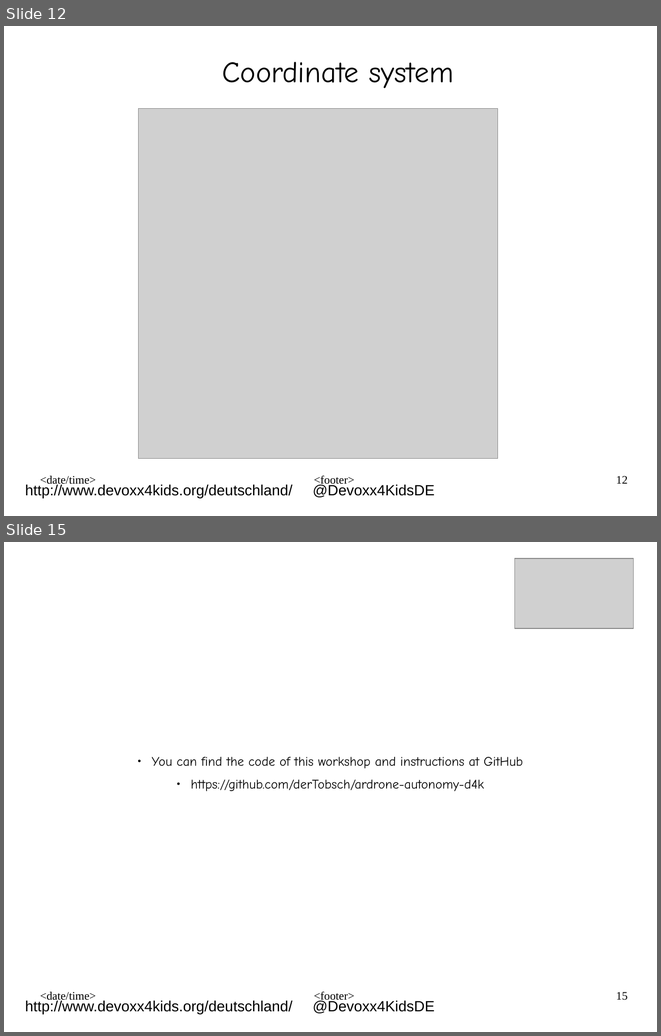
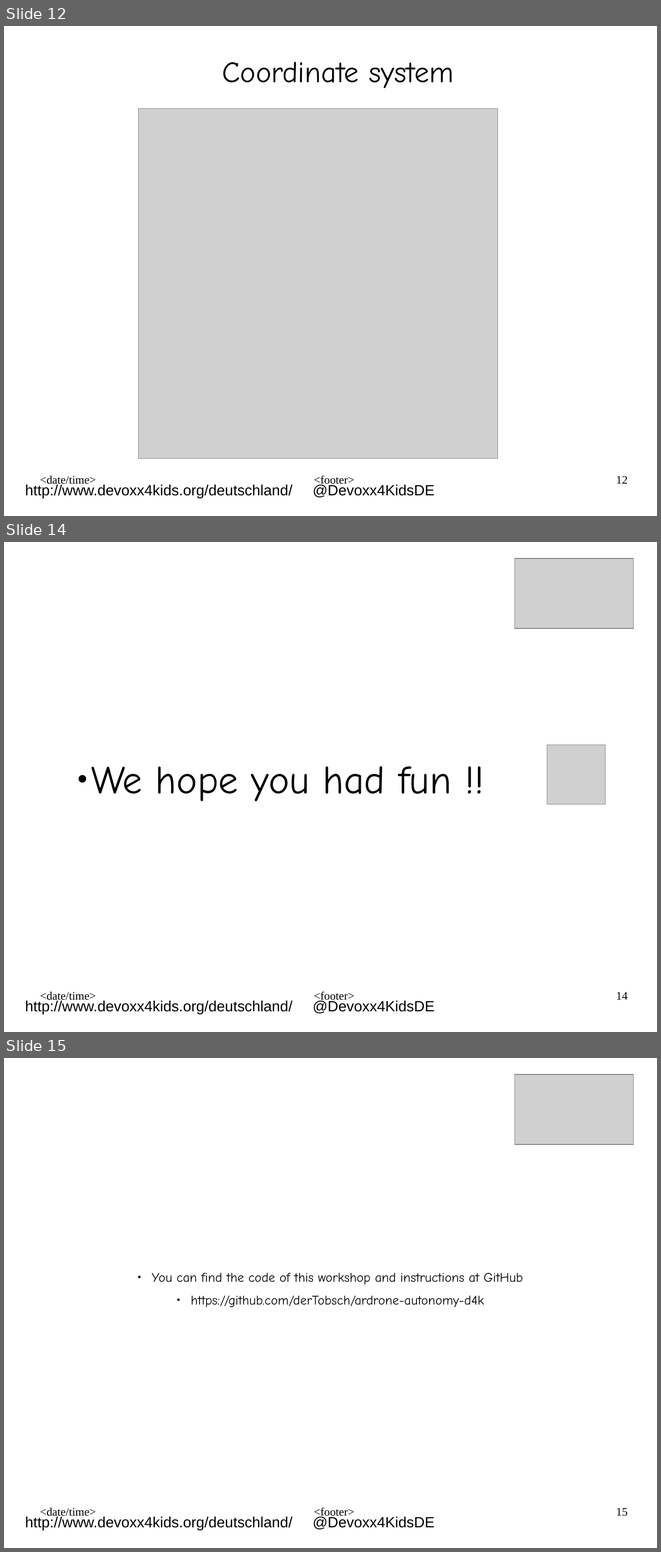
Before and after one commit to derTobsch/ardrone-autonomy-d4k, a slide deck: presentation/quadcopter4kids_v8_eng.odp. Shown one above the other, each under a label of ours: slides 12 and 15 before the commit, slides 12, 14 and 15 after it; the slides between them are not shown. The pictures are 661x1036 and 661x1552 pixels, drawn with LibreOffice and Linux fonts; fonts in the diff are those of the drawing; grey boxes stand for pictures; background and template pictures are left out. Boxes give left, top, right and bottom in pixels: in the first picture for what was removed or moved away, otherwise in the second. Text is boxed around its words. In the diff, an @@ line names an element or a change of style, - is before the commit and + after.

```diff
--- a/presentation/quadcopter4kids_v8_eng.odp
+++ b/presentation/quadcopter4kids_v8_eng.odp
@@ slide 14 added at (4, 542, 657, 1032), background #FFFFFF; not listed: 5 template elements that a slide beside it also shows @@
@@ picture added at (515, 558, 633, 628) @@
@@ picture added at (547, 744, 606, 804) @@
@@ text added at (91, 766, 451, 801), 48 pt, text #000000 @@
+● We hope you had fun !!
```
Also in this commit, not shown: 3 slides changed, 1 slide removed, 1 other file.
